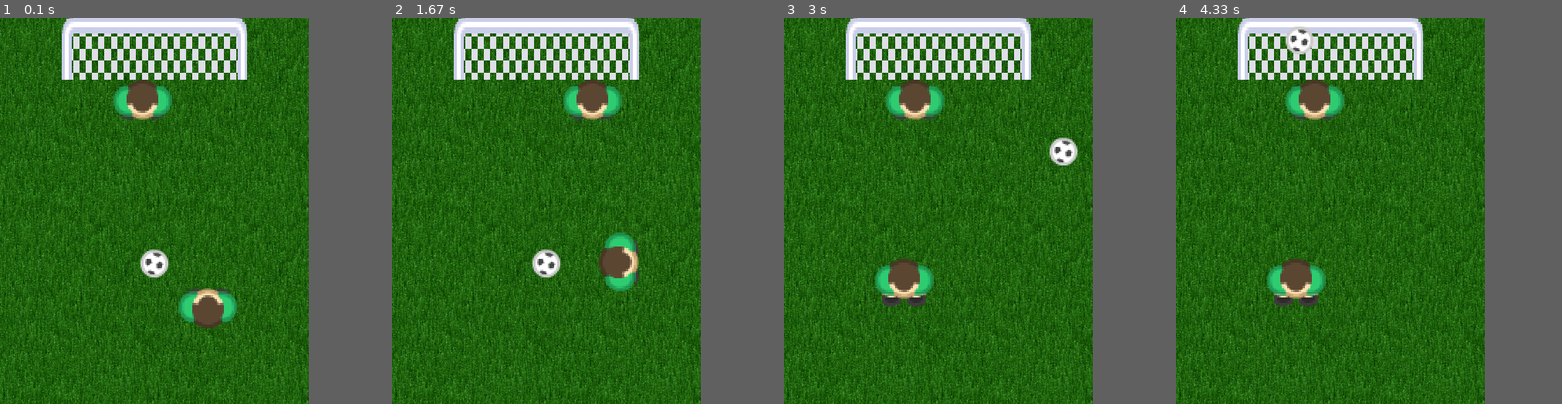
Above: before the commit, frames 1-4 (left to right).
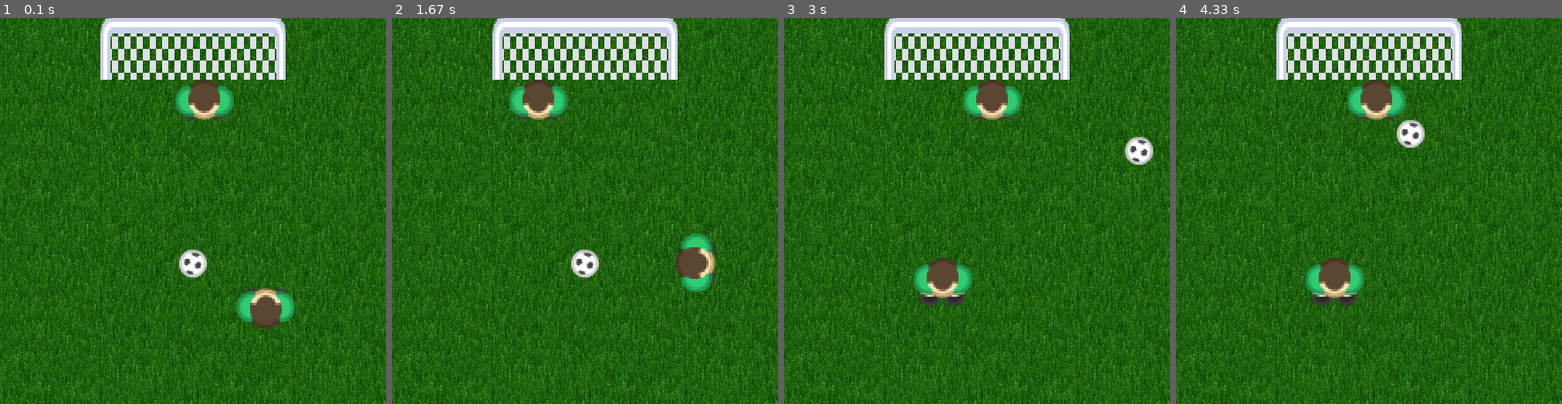
Above: after the commit, the same moments.

Repository: tara-nguyen/PyGame
Game: pygame game, started from MyFirstGameUsingClassesVer2.py
The game is run twice, just before and just after one commit, with the same random seed, the same clock (stepped at 60 frames per second) and the same inputs.
Inputs:
- Up to frame 1 (0.1 s): no input
- Up to frame 2 (1.67 s): hold Right 0.33-0.8 s; hold Up 0.83-1.13 s; tap Space at 0.9, 1.23, 1.53 s; tap S at 0.98 s; hold Right 1.17-1.63 s
- Up to frame 3 (3 s): hold Left 1.67-2.2 s; tap Space at 1.73, 2.03, 2.3, 2.63 s; hold Down 2.23-2.53 s; tap S at 2.38 s; hold Left 2.57-2.97 s
- Up to frame 4 (4.33 s): no input
In our replay, the window is 400x500 before the commit and 500x500 after it. These sizes can differ from the game's own. Grey fills any space a smaller window leaves; there, only what the larger window draws over its background counts as a difference.

The runs differ from the first frame. In frame 1, 30% of the frame differs, in the area x 0-100%, y 0-100%; in frame 2, 30%; in frame 3, 30%; in frame 4, 30%.

Commit message:
Make goalkeeper stop once ball hits
Make goalkeeper stop once the ball hits him and when he kicks the ball. He resumes movements right after kicking the ball.

Diff:
--- a/MyFirstGameUsingClassesVer2.py
+++ b/MyFirstGameUsingClassesVer2.py
@@ -8,7 +8,7 @@
 pygame.init()   # start pygame
 
 pygame.display.set_caption('My First Game')   # game title
-screenSize = 400, 500   # screen size
+screenSize = 500, 500   # screen size
 
 # create objects that will appear on the screen
 bg = nonplayer.Background(screenSize)
@@ -36,6 +36,7 @@
 goalPosts = goal.getPosts()   # x-coordinates and size of the goal posts
 
 numPlayers = 2   # number of players
+gkStartSpeed = goalkeeper.speed   # goalkeeper's initial speed
 
 allThings = []   # list of everything on the screen
 allPos = []   # list of those things' positions
@@ -85,21 +86,18 @@
                          strikerLFootIndex)
         # The ball will move if the foot touches it.
         if goalkeeper.touchedBall or striker.touchedBall:
-            # players' current rotations
-            playerRots = goalkeeper.getRotation(), striker.getRotation()
-            # midpoint of the line connecting the player's feet at their centers
-            feetMidpoints = goalkeeper.getMidpoint(), striker.getMidpoint()
             # nearest distance to the player that the ball can get
             minDist = ball.center[1] + striker.bodyCenterStart[1] + \
-                      striker.feetOut - 3
+                      striker.feetOut - 5
             if goalkeeper.touchedBall:   # goalkeeper kicks the ball
+                goalkeeper.speed = gkStartSpeed   # reset goalkeeper's speed
                 # angle (measured in degrees) of the body with respect to the
                 # y-axis pointing down from the ball
                 bodyAngle = goalkeeper.getBodyAngle(ball.getCenterPos())
                 # angle (measured in degrees) at which the ball will move, with
                 # respect to the y-axis pointing up from the current ball center
                 ball.setMovingAngle(random.uniform(bodyAngle-1, bodyAngle+1))
-                # initial step size
+                # initial step size of the ball
                 stepSize = random.uniform(18, 22)
                 ball.setFirstStep(stepSize)
                 ball.moving = True
@@ -107,8 +105,14 @@
                     # move goalkeeper between goal posts
                     goalkeeper.move(goalPosts)
                     goalkeeper.updatePlayer(gkLFootIndex, gkBodyIndex)
+                    # all players' current rotations
+                    playerRots = goalkeeper.getRotation(), striker.getRotation()
+                    # point right between each player's feet
+                    feetMidpoints = (goalkeeper.getMidpoint(),
+                                     striker.getMidpoint())
                     if ball.checkGoal(goalPosts):   # ball in goal
                         ball.inGoal = True
+                    # move ball
                     ball.move(stepSize, goalPosts, numPlayers, playerRots,
                               feetMidpoints, minDist)
                     # new step size
@@ -120,7 +124,7 @@
                 # angle (measured in degrees) at which the ball will move, with
                 # respect to the y-axis pointing up from the current ball center
                 ball.setMovingAngle(random.uniform(bodyAngle-1, bodyAngle+1))
-                # initial step size
+                # initial step size of the ball
                 stepSize = random.uniform(18, 22)
                 ball.setFirstStep(stepSize)
                 ball.moving = True
@@ -128,17 +132,26 @@
                     # move goalkeeper between goal posts
                     goalkeeper.move(goalPosts)
                     goalkeeper.updatePlayer(gkLFootIndex, gkBodyIndex)
+                    # all players' current rotations
+                    playerRots = goalkeeper.getRotation(), striker.getRotation()
+                    # point right between each player's feet
+                    feetMidpoints = (goalkeeper.getMidpoint(),
+                                     striker.getMidpoint())
                     if ball.checkGoal(goalPosts):   # ball in goal
                         ball.inGoal = True
+                    # move ball
                     ball.move(stepSize, goalPosts, numPlayers, playerRots,
                               feetMidpoints, minDist)
-                    # new step size
+                    if ball.gkCaught:   # goalkeeper has the ball
+                        goalkeeper.speed = 0
+                    # current step size
                     stepSize = math.sqrt(ball.stepX**2+ball.stepY**2)
 
     # If in goal, the ball will be return to its original position after it has
     # stopped moving.
     if ball.inGoal:
         ball.resetBall()
+        goalkeeper.speed = gkStartSpeed   # reset goalkeeper's speed
 
     goalkeeper.move(goalPosts)   # move goalkeeper between goal posts
     goalkeeper.updatePlayer(gkLFootIndex, gkBodyIndex)   # update player
--- a/NonplayerClasses.py
+++ b/NonplayerClasses.py
@@ -469,7 +469,7 @@
     def hitPlayer(self, numPlayers, playerRots, feetMidpoints, minDist):
         '''This function handles ball movements when it runs into the player.
         The ball will stop moving if it hits the player from the front, but will
-        bounce back if it hits the player from the back.
+        bounce back if it hits the player from the side or from the back.
         numPlayers is the number of players in the game.
         playerRots is a tuple of the players' current rotations (angles measured
         in degrees). The goalkeeper's comes first.
@@ -487,15 +487,15 @@
             # angle just computed
             angleDiff = abs(playerRots[i] - angle)
             if dist <= minDist:
-                if angleDiff >= 110 and angleDiff <= 250:
+                if angleDiff >= 120 and angleDiff <= 240:
                     # ball reaches the front of the player's body
                     self.setStep(0, 0)   # stop moving
-                    if i == 0:   # the player is the goalkeper
+                    if i == 0:   # goalkeeper has the ball
                         self.gkCaught = True
+                    break
                 else:
                     # ball reaches the back of the player's body --> bounce back
                     self.bounceBack(random.choice(['x','y']))
-                    print('reached body back')
 
     def checkGoal(self, goalPosts):
         '''This function checks if the player has scored.
@@ -540,14 +540,13 @@
         self.hitPlayer(numPlayers, playerRots, feetMidpoints, minDist)
         if self.stepX == 0 and self.stepY == 0:   # ball has stopped moving
             self.moving = False
-        elif self.stepX != stepX or self.stepY != stepY:
+        if self.stepX != stepX or self.stepY != stepY:
             # new coordinates of the ball center
             self.setCenterPos(self.getCenterPos()[0]-self.stepX,
                               self.getCenterPos()[1]-self.stepY)
             # update ball position and update display to show movement
             self.updateBall()
-        if self.moving:
-            self.decrementStep()   # decrement step size
+        self.decrementStep()   # decrement step size
 
     def resetBall(self):
         '''This function puts the ball at its original position after the
--- a/PlayerClasses.py
+++ b/PlayerClasses.py
@@ -64,7 +64,6 @@
         # holder variables for the centers at the start of the program
         self.footCenterStart = self.footCenter
         self.bodyCenterStart = self.bodyCenter
-        print(self.bodyCenterStart)
         # coordinates of the body center at the start of the program
         self.bodyCenterPos = (self.bodyStartPos[0]+self.bodyCenterStart[0],
                               self.bodyStartPos[1]+self.bodyCenterStart[1])
@@ -497,7 +496,8 @@
         self.bodyStartPosX = (self.screenWidth - 76) / 2
         self.bodyStartPosY = 80
         self.bodyStartPos = self.bodyStartPosX, self.bodyStartPosY
-        self.movingDirection = random.choice(['l', 'r'])
+        self.movingDirection = random.choice([1, -1])   # left or right
+        self.speed = 5   # number of pixels the goalkeeper moves per movement
 
     def move(self, goalPosts):
         '''This function makes the goalkeeper move between the goal posts, only
@@ -509,23 +509,22 @@
         # points to which the player will move
         lEndPoint = goalPosts[0]+goalPosts[2]+self.getCenter()[1][0]
         rEndPoint = goalPosts[1]-goalPosts[2]-self.getCenter()[1][0]
-        stepSize = 5
-        if self.movingDirection == 'r':   # playing is moving to the right
+        if self.movingDirection == 1:   # playing is moving to the right
             if self.getCenterPos()[2][0] >= rEndPoint:   # reached right post
-                self.movingDirection = 'l'   # change direction
-                stepSize *= -1   # negative step size
+                self.movingDirection = -1   # change direction
         else:   # player is moving left
-            stepSize *= -1   # negative step size
             if self.getCenterPos()[2][0] <= lEndPoint:   # reached left post
-                self.movingDirection = 'r'   # change direction
-                stepSize *= -1   # positive step size
+                self.movingDirection = 1   # change direction
         # move player
-        self.setCenterPos('body', self.getCenterPos()[2][0]+stepSize,
-                          self.getCenterPos()[2][1])
-        self.setCenterPos('lFoot', self.getCenterPos()[0][0]+stepSize,
-                          self.getCenterPos()[0][1])
-        self.setCenterPos('rFoot', self.getCenterPos()[1][0]+stepSize,
-                          self.getCenterPos()[1][1])
+        self.setCenterPos(
+            'body', self.getCenterPos()[2][0]+self.speed*self.movingDirection,
+            self.getCenterPos()[2][1])
+        self.setCenterPos(
+            'lFoot', self.getCenterPos()[0][0]+self.speed*self.movingDirection,
+            self.getCenterPos()[0][1])
+        self.setCenterPos(
+            'rFoot', self.getCenterPos()[1][0]+self.speed*self.movingDirection,
+            self.getCenterPos()[1][1])
 
     def kickBall(self, ballCenterPos, ballCenter, lFootIndex):
         '''This function moves the foot to kick the ball.
